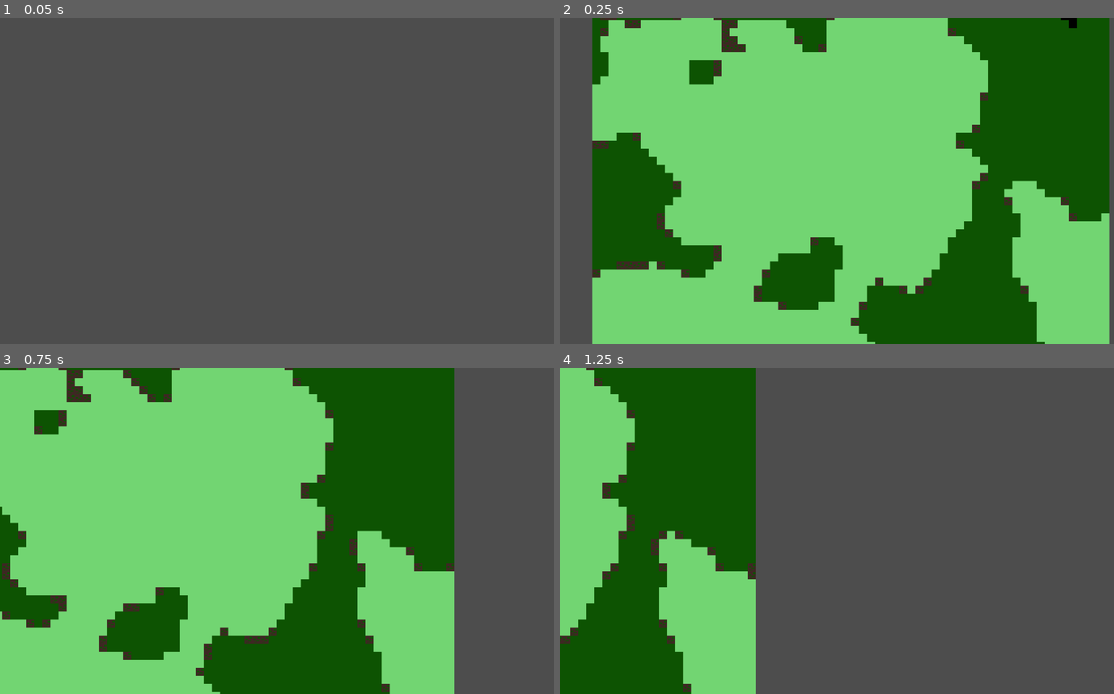
Above: before the commit, frames 1-4 (two rows, left to right).
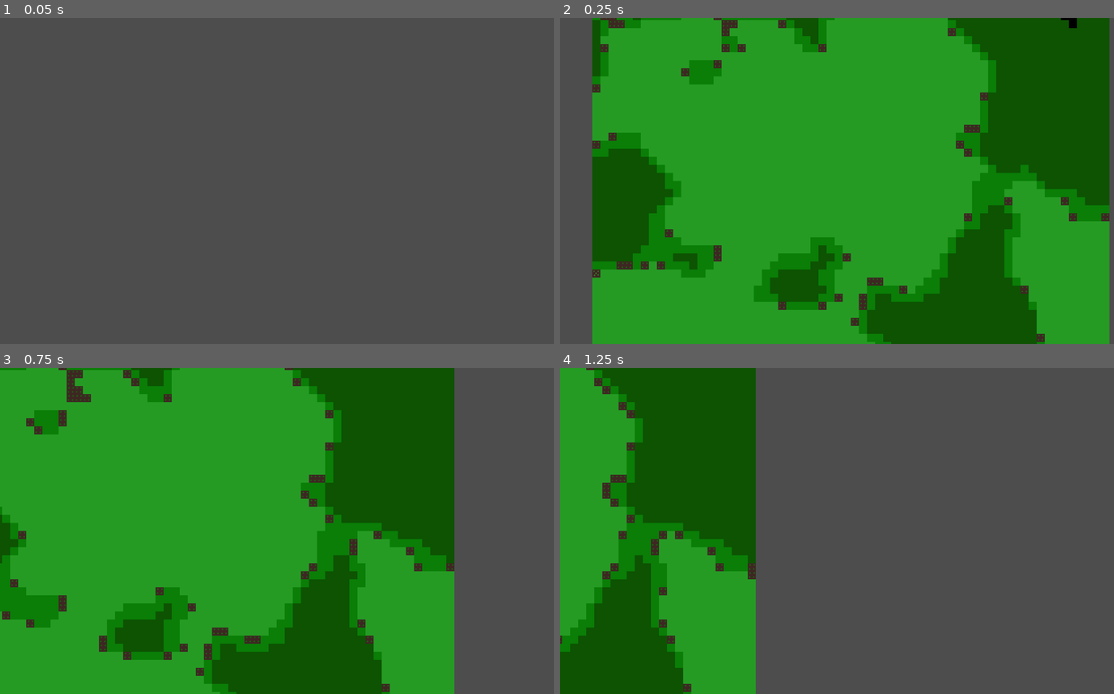
Above: after the commit, the same moments.

Repository: bingecraft-net/sandbox
Game: Godot game, scene res://scenes/game.tscn
Same seed, same stepped clock (60 frames per second), same inputs: the game is played once before the commit and once after it.
Inputs:
- Up to frame 1 (0.05 s): no input
- Up to frame 2 (0.25 s): no input
- Up to frame 3 (0.75 s): hold Right (ui_right) from 0.53 s (still down)
- Up to frame 4 (1.25 s): keep holding Right (ui_right)

Frame 1 is identical in both runs. In frame 2, 69% of the frame differs, in the area x 5-100%, y 0-100%; in frame 3, 61%; in frame 4, 18%.

Commit message:
tweaking thresholds, add more graduation to energy visualization

Diff:
--- a/scripts/game.gd
+++ b/scripts/game.gd
@@ -46,9 +46,15 @@
 
 			e += e_laplacian * timer.wait_time
 
-			if abs(e - 1.) < 0.01:
-				e -= 0.01
-				m += 0.01
+			# energy condenses into matter
+			if e > 1.:
+				e -= timer.wait_time * .1
+				m += timer.wait_time * .1
+
+			# matter dissociates into energy
+			if e > 1.01:
+				e += timer.wait_time * .1
+				m -= timer.wait_time * .1
 
 			var next_value: Cell = next_grid[x][y]
 			next_value.energy_density = e
@@ -81,6 +87,6 @@
 		var e = energy_density
 		var m = mass_density
 		return Vector2i(
-			0 if e <= 0 else 1 if e <= 1. else 2,
-			0 if m <= 0 else 1 if m <= .1 else 2,
+			0 if e <= 0 else 1 if e <= .875 else 2 if e <= 1.01 else 3 ,
+			0 if m <= 0 else 1 if m <= .3 else 2,
 		)
Binary file changed: sprites/atlas.aseprite
Binary file changed: sprites/atlas.png
